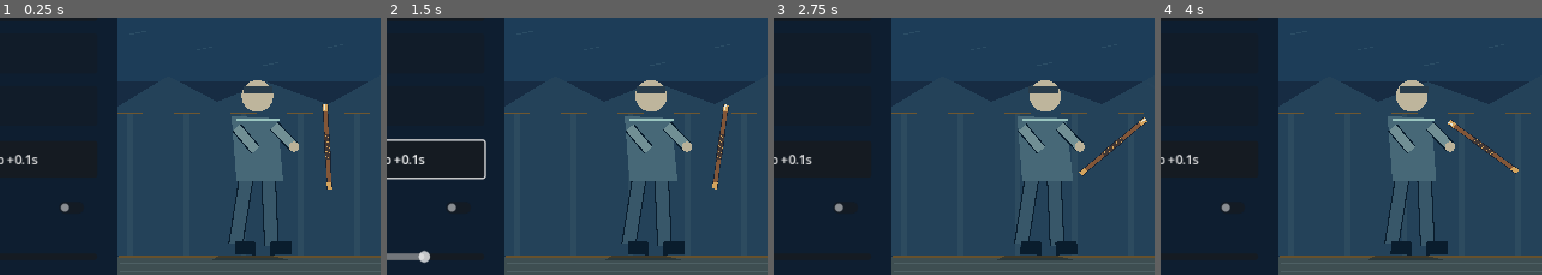
Above: before the commit, frames 1-4 (left to right).
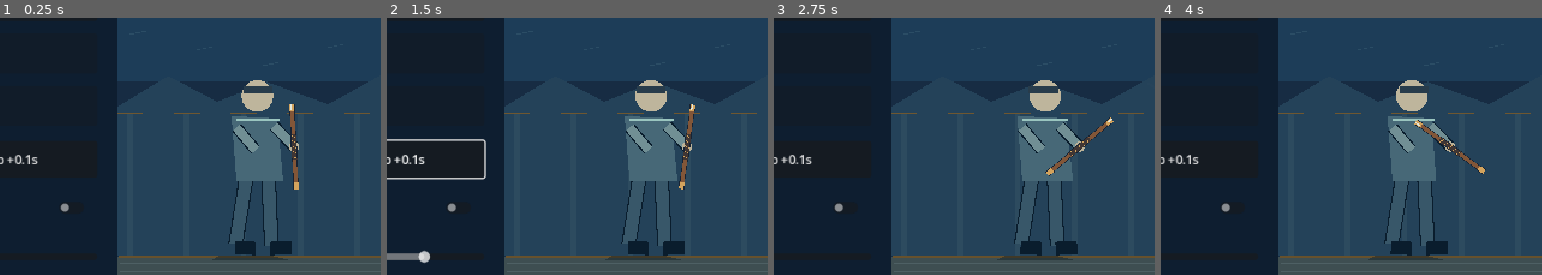
Above: after the commit, the same moments.

Repository: ndrorchestration/ToSailaStarrySky-jrpg
Game: Godot game, scene res://scenes/weapon_battle_equipment_review.tscn
Two runs of this game, one before a commit and one after it. Both use one fixed random seed, a clock stepped at 60 frames per second and the inputs below. This scene is started directly instead of the project's main scene.
Inputs:
- Up to frame 1 (0.25 s): no input
- Up to frame 2 (1.5 s): click "Play / Replay" at 0.5 s; tap Enter at 1.25 s; hold Right (ui_right) from 1.28 s (still down); tap E at 1.35 s
- Up to frame 3 (2.75 s): release Right (ui_right) at 2 s; click "Play / Replay" at 2 s
- Up to frame 4 (4 s): hold Down (ui_down) 2.78-3.5 s; tap R at 2.85 s; click "Play / Replay" at 3.5 s
The pictures show only the part of the screen within x 36-86%, y 23-73%; the shares and areas given below are measured in that part.

The runs differ from the first frame. In frame 1, 1.0% of the frame differs, in the area x 75-88%, y 33-67%; in frame 2, 1.0%; in frame 3, 1.0%; in frame 4, 1.0%.

Commit message:
fix(godot): anchor weapon-family grips to mannequin hand through pose rotation

Diff:
--- a/godot/scripts/weapon_combat_pose_review.gd
+++ b/godot/scripts/weapon_combat_pose_review.gd
@@ -35,10 +35,20 @@
     pose = next_pose.duplicate(true)
     if weapon != null:
         weapon.select_weapon(str(pose["weaponId"]))
-        weapon.rotation_degrees = float(pose.get("weaponAngle",0.0))
-        var x := 34.0 + float(pose.get("advance",0.0)) - float(pose.get("recoil",0.0))
-        weapon.position = Vector2(x,-19 + float(pose.get("bob",0.0)))
+        var angle := float(pose.get("weaponAngle",0.0))
+        weapon.rotation_degrees = angle
         weapon.scale = Vector2(0.52,0.52)
+        # Pivot by physical family: the grip remains at the drawn hand when
+        # the equipment changes and rotates, rather than hovering beside it.
+        var hand := Vector2(-6.0 + float(pose.get("advance",0.0)),
+            -19.0 + float(pose.get("bob",0.0)))
+        var anchor := Vector2.ZERO
+        match str(item["family"]):
+            "sword": anchor = Vector2(0.0,75.0)
+            "pike": anchor = Vector2(0.0,38.0)
+            "rifle": anchor = Vector2(-10.0,30.0)
+        var rotated_grip := (anchor * 0.52).rotated(deg_to_rad(angle))
+        weapon.position = hand - rotated_grip - Vector2(float(pose.get("recoil",0.0)),0.0)
         weapon.queue_redraw()
     queue_redraw()
     return true
